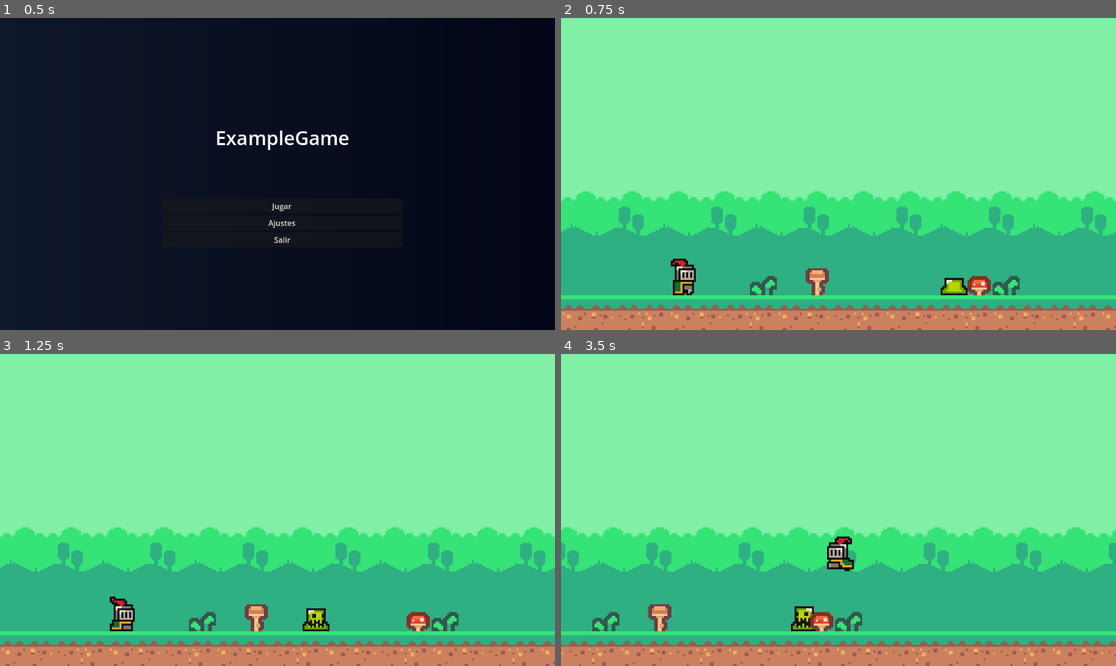
Above: before the commit, frames 1-4 (two rows, left to right).
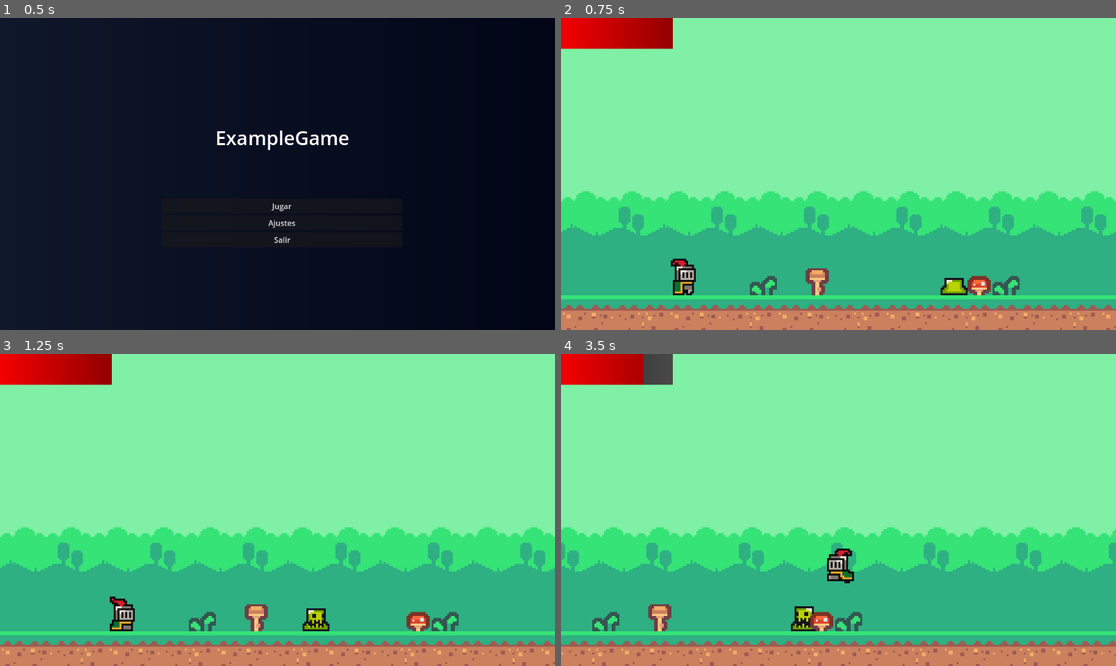
Above: after the commit, the same moments.

Repository: SVTYM/ExampleGame
Game: Godot game, scene res://scenes/ui/Main_Menu.tscn
Same seed, same stepped clock (60 frames per second), same inputs: the game is played once before the commit and once after it.
Inputs:
- Up to frame 1 (0.5 s): no input
- Up to frame 2 (0.75 s): click "Jugar" at 0.5 s
- Up to frame 3 (1.25 s): no input
- Up to frame 4 (3.5 s): tap Enter (ui_accept) at 1.25, 1.52, 2.27 s; hold Right (ui_right) 1.28-2.78 s; hold Left (ui_left) from 2.78 s (still down)

Frame 1 is identical in both runs. In frame 2, 2.0% of the frame differs, in the area x 0-21%, y 0-11%; in frame 3, 2.0%; in frame 4, 2.6%, in the area x 0-53%, y 0-74%.

Commit message:
update: life progress bar

Diff:
--- a/entity/Player.tscn
+++ b/entity/Player.tscn
@@ -253,7 +253,7 @@
 "speed": 5.0
 }]
 
-[node name="Player" instance=ExtResource("1_xhfnw")]
+[node name="Player" groups=["player"] instance=ExtResource("1_xhfnw")]
 z_index = 1
 collision_mask = 22
 script = ExtResource("2_kpjcp")
--- a/scenes/levels/level_01.tscn
+++ b/scenes/levels/level_01.tscn
@@ -7,6 +7,7 @@
 [ext_resource type="PackedScene" uid="uid://dea2wm048jy7o" path="res://scenes/utils/camera_bounds.tscn" id="5_ijn0p"]
 [ext_resource type="PackedScene" uid="uid://cb4snrfxjvs5b" path="res://scenes/utils/death_zone.tscn" id="6_jmes4"]
 [ext_resource type="PackedScene" uid="uid://dxa0wsamwv3q1" path="res://entity/Slime_Enemy.tscn" id="7_tyxjt"]
+[ext_resource type="PackedScene" uid="uid://dw72qm2jddme2" path="res://scenes/ui/HUD.tscn" id="8_t0hvh"]
 
 [sub_resource type="TileSetAtlasSource" id="TileSetAtlasSource_qn3nj"]
 texture = ExtResource("3_kfebt")
@@ -401,3 +402,5 @@
 
 [node name="BackgroundMusic" type="AudioStreamPlayer" parent="."]
 volume_db = -21.0
+
+[node name="HUD" parent="." instance=ExtResource("8_t0hvh")]
--- /dev/null
+++ b/scenes/ui/HUD.tscn
@@ -0,0 +1,11 @@
+[gd_scene load_steps=3 format=3 uid="uid://dw72qm2jddme2"]
+
+[ext_resource type="Script" uid="uid://cxbrgqxmj7t5e" path="res://scripts/hud.gd" id="1_kw0id"]
+[ext_resource type="PackedScene" uid="uid://di8gmgyb5k21o" path="res://scenes/ui/Healt_Bar.tscn" id="2_atyv1"]
+
+[node name="HUD" type="CanvasLayer"]
+script = ExtResource("1_kw0id")
+
+[node name="HealthBar" parent="." instance=ExtResource("2_atyv1")]
+offset_left = -28.0
+offset_right = -28.0
--- /dev/null
+++ b/scenes/ui/Healt_Bar.tscn
@@ -0,0 +1,38 @@
+[gd_scene load_steps=6 format=3 uid="uid://di8gmgyb5k21o"]
+
+[ext_resource type="Script" uid="uid://cx03eopx1ad3w" path="res://scripts/health_bar.gd" id="1_vutvv"]
+
+[sub_resource type="Gradient" id="Gradient_vutvv"]
+colors = PackedColorArray(0.13682577, 0.13682574, 0.13682571, 1, 0.28485027, 0.28485027, 0.28485027, 1)
+
+[sub_resource type="GradientTexture2D" id="GradientTexture2D_h2ybf"]
+gradient = SubResource("Gradient_vutvv")
+
+[sub_resource type="Gradient" id="Gradient_h2ybf"]
+colors = PackedColorArray(1, 0, 0, 1, 0.57925385, 1.973361e-06, 3.85046e-07, 1)
+
+[sub_resource type="GradientTexture2D" id="GradientTexture2D_nd021"]
+gradient = SubResource("Gradient_h2ybf")
+
+[node name="HealthBar" type="Control"]
+layout_mode = 3
+anchors_preset = 15
+anchor_right = 1.0
+anchor_bottom = 1.0
+grow_horizontal = 2
+grow_vertical = 2
+script = ExtResource("1_vutvv")
+
+[node name="TextureProgressBar" type="TextureProgressBar" parent="."]
+custom_minimum_size = Vector2(220, 18)
+layout_direction = 2
+layout_mode = 1
+anchors_preset = -1
+anchor_right = 0.22600001
+anchor_bottom = 0.021000002
+offset_right = -0.35202026
+offset_bottom = 50.392
+rounded = true
+nine_patch_stretch = true
+texture_under = SubResource("GradientTexture2D_h2ybf")
+texture_progress = SubResource("GradientTexture2D_nd021")
--- a/scripts/base_entity.gd
+++ b/scripts/base_entity.gd
@@ -1,5 +1,11 @@
 extends CharacterBody2D
 class_name BaseEntity
+
+# ======================
+# SIGNALS (UI / SISTEMAS)
+# ======================
+signal life_changed(current: int, max: int)
+signal died
 
 # ======================
 # CONFIG
@@ -20,6 +26,7 @@
 # ======================
 func _ready() -> void:
 	life = MAX_LIFE
+	emit_signal("life_changed", life, MAX_LIFE)
 
 
 # ======================
@@ -49,10 +56,8 @@
 	# 🔒 validaciones duras
 	if damage <= 0:
 		return
-
 	if is_dead:
 		return
-
 	if life <= 0:
 		return
 
@@ -61,6 +66,9 @@
 	life = max(life, 0)
 
 	print("❤️ LIFE:", life)
+
+	# 🔔 notificar cambio de vida (UI / HUD / BossBar)
+	emit_signal("life_changed", life, MAX_LIFE)
 
 	# muerte tiene prioridad absoluta
 	if life == 0:
@@ -81,8 +89,11 @@
 		return
 
 	is_dead = true
+	velocity = Vector2.ZERO
+
 	print("☠️", name, "DIED")
 
+	emit_signal("died")
 	queue_free()
 
 
--- /dev/null
+++ b/scripts/health_bar.gd
@@ -0,0 +1,45 @@
+extends Control
+class_name HealthBar
+
+@export var smooth_speed := 8.0
+
+@onready var bar: TextureProgressBar = $TextureProgressBar
+
+var target_value := 100
+var max_value := 100
+
+
+func bind(entity: BaseEntity) -> void:
+	max_value = entity.MAX_LIFE
+	bar.max_value = max_value
+	bar.value = entity.life
+	target_value = entity.life
+
+	entity.life_changed.connect(_on_life_changed)
+	entity.died.connect(_on_died)
+
+
+func _on_life_changed(current: int, max_life: int) -> void:
+	max_value = max_life
+	bar.max_value = max_life
+	target_value = current
+
+
+func _on_died() -> void:
+	if bar:
+		bar.value = 0
+		target_value = 0
+
+	# ⛔ detener cualquier actualización futura
+	set_process(false)
+
+	hide()
+
+
+
+func _process(delta: float) -> void:
+	bar.value = lerp(
+		float(bar.value),
+		float(target_value),
+		delta * smooth_speed
+	)
--- /dev/null
+++ b/scripts/hud.gd
@@ -0,0 +1,10 @@
+extends CanvasLayer
+
+
+@onready var health_bar: HealthBar = $HealthBar
+
+func bind_player(player: BaseEntity) -> void:
+	health_bar.bind(player)
+
+func _ready() -> void:
+	pass
--- a/scripts/node.gd
+++ b/scripts/node.gd
@@ -2,8 +2,10 @@
 
 @onready var bounds: CollisionShape2D = $CameraBounds/CollisionShape2D
 @onready var music: AudioStreamPlayer = $BackgroundMusic
+@onready var hud: CanvasLayer = $HUD
 
 var cam: Camera2D
+var player: BaseEntity
 
 
 func _ready() -> void:
@@ -30,7 +32,33 @@
 
 	apply_camera_limits()
 
+	# ─────────────────────────
+	# ❤️ HUD + PLAYER
+	# ─────────────────────────
+	find_and_bind_player()
 
+
+func find_and_bind_player() -> void:
+	var players := get_tree().get_nodes_in_group("player")
+	if players.is_empty():
+		push_warning("⚠️ No player found in group 'player'")
+		return
+
+	player = players[0] as BaseEntity
+	if player == null:
+		push_warning("⚠️ Node in group 'player' is not BaseEntity")
+		return
+
+	# 🔗 Enlace limpio
+	if hud.has_method("bind_player"):
+		hud.bind_player(player)
+	else:
+		push_warning("⚠️ HUD has no method bind_player()")
+
+
+# ─────────────────────────
+# 📷 CAMERA LIMITS
+# ─────────────────────────
 func apply_camera_limits() -> void:
 	var shape := bounds.shape as RectangleShape2D
 	if shape == null:
--- a/scripts/player.gd
+++ b/scripts/player.gd
@@ -48,31 +48,24 @@
 	invulnerable = true
 	is_knockback = true
 
-	play_anim("Hit")
 	hit_sfx.stream = preload("res://music/playerhit.ogg")
 	hit_sfx.volume_db = -8
+	play_anim("Hit")
 	hit_sfx.play()
-	var dir: int = sign(global_position.x - source.global_position.x)
+
+	var dir: float = sign(global_position.x - source.global_position.x)
 	if dir == 0:
 		dir = -1 if sprite.flip_h else 1
 
-	# 🔥 EMPUJE REAL
 	velocity.x = dir * KNOCKBACK_FORCE
 	velocity.y = JUMP_VELOCITY * 0.6
 
-	print("💥 PLAYER HIT BY:", source.name)
-	print("  knockback dir:", dir)
-	print("  velocity:", velocity)
-
 	await get_tree().create_timer(KNOCKBACK_TIME).timeout
 	is_knockback = false
-	velocity.x = 0
-	print("🟡 knockback OFF")
+	velocity = Vector2.ZERO
 
 	await get_tree().create_timer(INVULNERABLE_TIME).timeout
 	invulnerable = false
-	print("🟢 invulnerable OFF")
-
 
 # ======================
 # ROLL
Not shown, changed: Microsoft/Windows/PowerShell/PSReadLine/ConsoleHost_history.txt
Not shown: 1 places in scenes/levels/level_01.tscn that only renumber resources
Not shown, added: scripts/health_bar.gd.uid
Not shown, added: scripts/hud.gd.uid
Binary file added: sprites/MediavelFree.png
Not shown, added: sprites/MediavelFree.png.import
